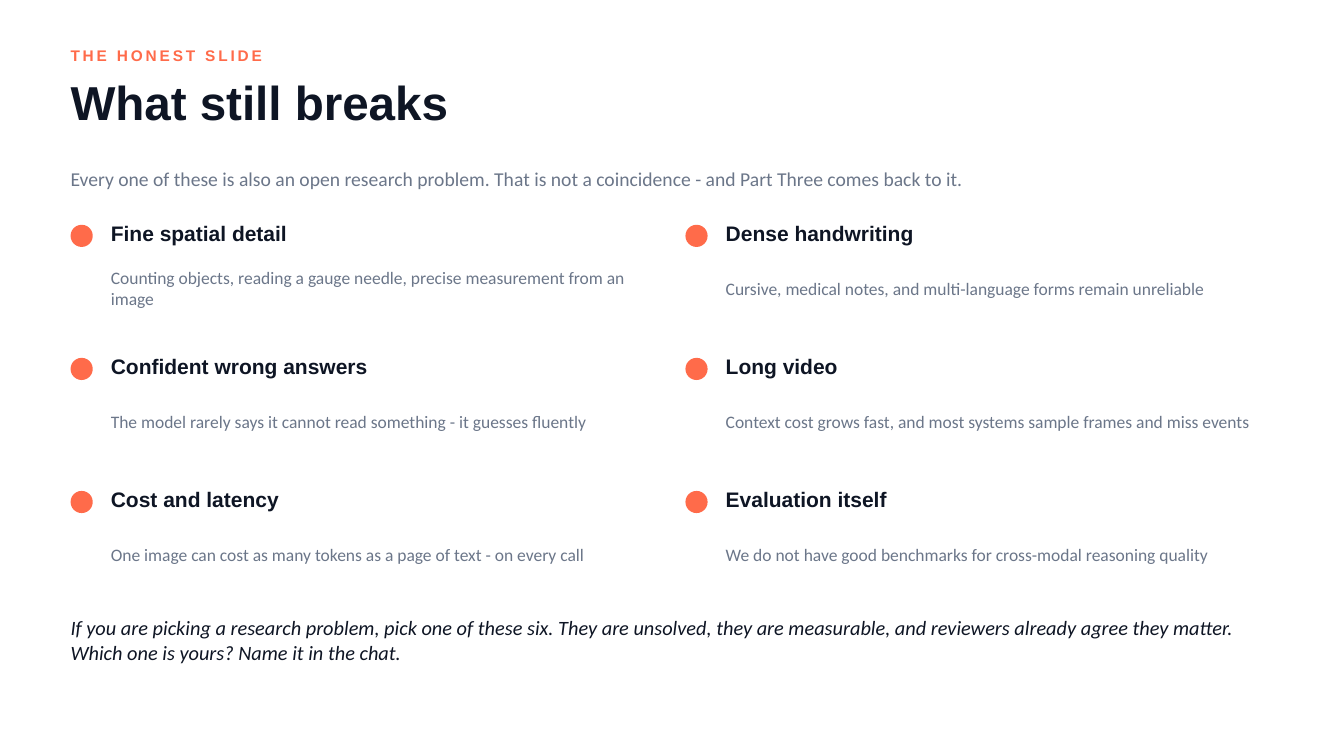
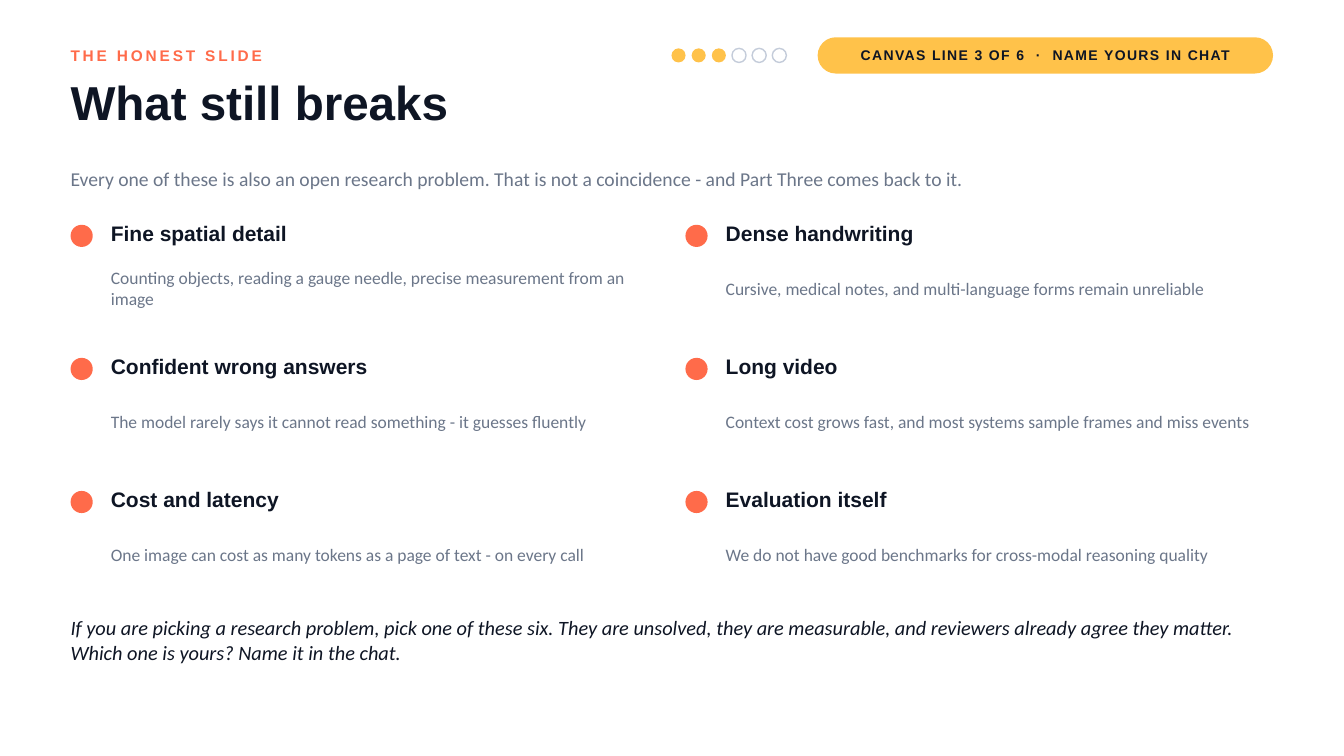
Before and after one commit to lksmangai/DeepLearning, a slide deck: slide 23 of Multimodal-AI-ATAL-FDP-Deck.pptx (slide 20 before the commit). Drawn at 1344x756 pixels with LibreOffice and Linux fonts; fonts in the diff are those of the drawing. Boxes give left, top, right and bottom in pixels: in the first picture for what was removed or moved away, otherwise in the second. Text is boxed around its words. In the diff, an @@ line names an element or a change of style, - is before the commit and + after.

```diff
--- a/Multimodal-AI-ATAL-FDP-Deck.pptx
+++ b/Multimodal-AI-ATAL-FDP-Deck.pptx
@@ ellipse added at <box>671,48,686,63</box>, fill #FFC24A @@
@@ ellipse added at <box>692,48,706,63</box>, fill #FFC24A @@
@@ ellipse added at <box>712,48,726,63</box>, fill #FFC24A @@
@@ ellipse added at <box>732,48,746,63</box>, outline #C4CCDA 1 pt @@
@@ ellipse added at <box>752,48,766,63</box>, outline #C4CCDA 1 pt @@
@@ ellipse added at <box>772,48,786,63</box>, outline #C4CCDA 1 pt @@
@@ rounded rectangle added at <box>818,37,1273,74</box>, fill #FFC24A @@
@@ text added at <box>861,50,1230,60</box>, 10 pt, text #0E1524, bold @@
+CANVAS LINE 3 OF 6 · NAME YOURS IN CHAT
```
Also in this commit, not shown: 18 other slides changed, 14 slides added.
